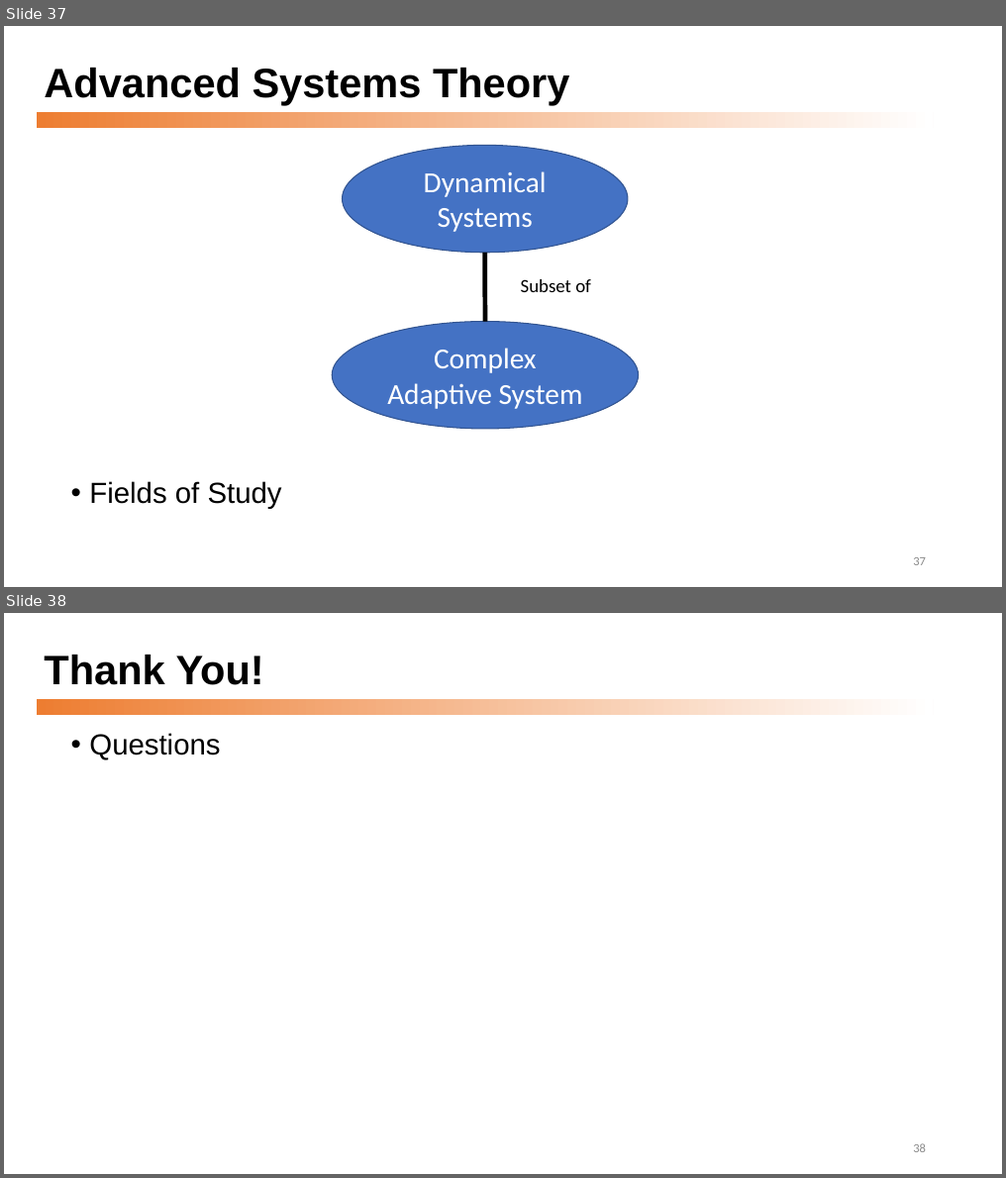
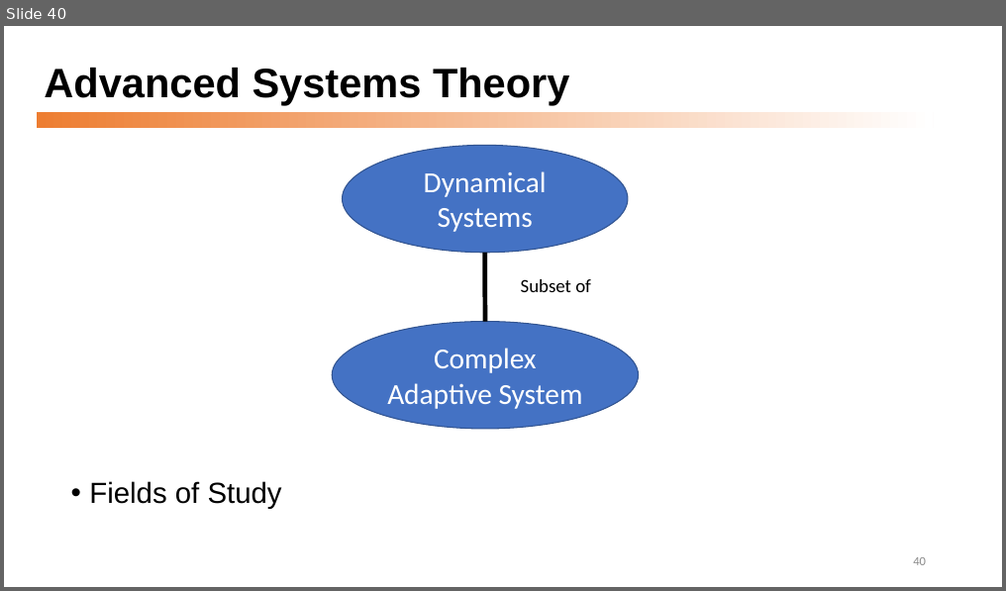
Before and after one commit to dmccreary/graph-systems-thinking, a slide deck: docs/presentations/Graph-Systems-Thinking-Half-Day-Workshop.pptx. Shown one above the other, each under a label of ours: slides 37 and 38 before the commit, slide 40 after it. The pictures are 1006x1178 and 1006x591 pixels, drawn with LibreOffice and Linux fonts; fonts in the diff are those of the drawing. Boxes give left, top, right and bottom in pixels: in the first picture for what was removed or moved away, otherwise in the second. Text is boxed around its words. In the diff, an @@ line names an element or a change of style, - is before the commit and + after.

```diff
--- a/docs/presentations/Graph-Systems-Thinking-Half-Day-Workshop.pptx
+++ b/docs/presentations/Graph-Systems-Thinking-Half-Day-Workshop.pptx
@@ slide 38 removed at (x1=4, y1=613, x2=1002, y2=1174), background #FFFFFF; not listed: 1 template element that a slide beside it also shows @@
@@ title removed at (x1=44, y1=655, x2=264, y2=685) @@
-Thank You!
@@ text removed at (x1=89, y1=733, x2=220, y2=761) @@
-• Questions
@@ page number removed at (x1=913, y1=1144, x2=926, y2=1153) @@
-38
@@ what was slide 37 is now slide 40 @@
@@ page number at (x1=913, y1=558, x2=926, y2=566): text changed @@
-37
+40
```
Also in this commit, not shown: 2 slides changed, 4 slides added.
